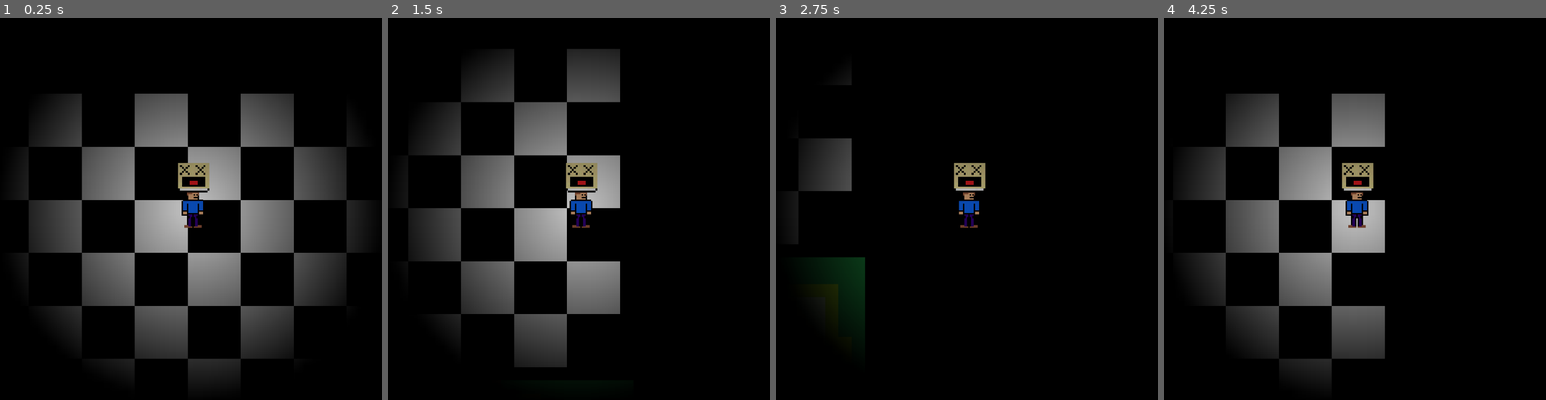
Above: before the commit, frames 1-4 (left to right).
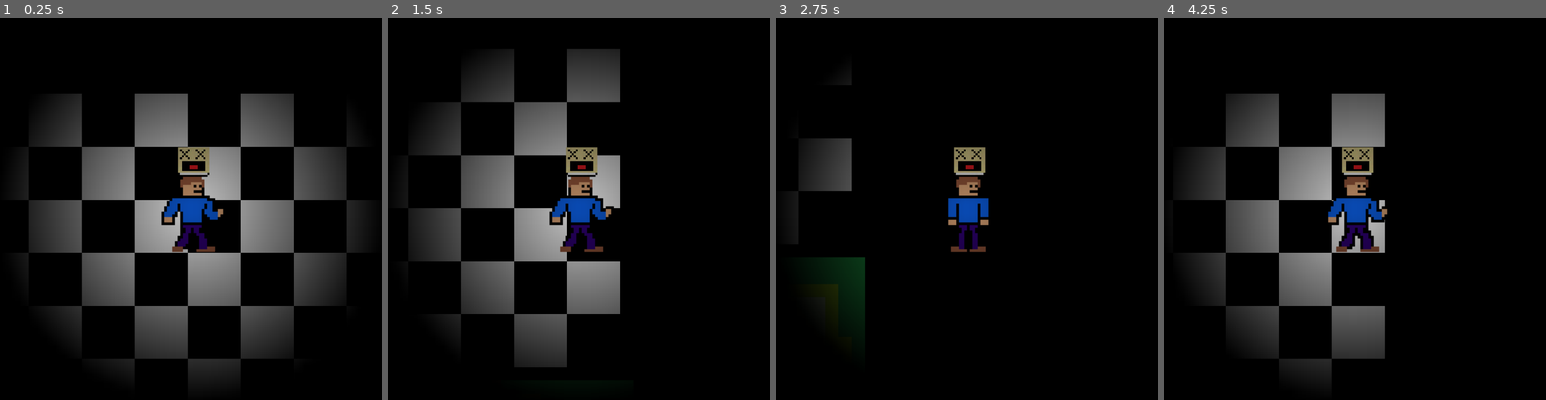
Above: after the commit, the same moments.

Repository: Vektor-Studios/Hackclub-Haven
Game: Godot game, scene res://Scenes/game.tscn
Two runs of this game, one before a commit and one after it. Both use one fixed random seed, a clock stepped at 60 frames per second and the inputs below. The engine's default icon, where the game draws it, is replaced by a stand-in: a white triangle on a blue panel in a dark square.
Inputs:
- Up to frame 1 (0.25 s): no input
- Up to frame 2 (1.5 s): hold D (right) 0.53-1.28 s; hold S (down) from 1.28 s (still down)
- Up to frame 3 (2.75 s): release S (down) at 2.03 s; hold D (right) from 2.03 s (still down)
- Up to frame 4 (4.25 s): release D (right) at 2.78 s; hold W (up) 2.78-3.53 s; hold A (left) from 3.53 s (still down)

The runs differ from the first frame. In frame 1, 2.1% of the frame differs, in the area x 42-59%, y 33-62%; in frame 2, 2.0%; in frame 3, 1.7%; in frame 4, 2.2%.

Commit message:
Player Size Change

Diff:
--- a/Scenes/player.tscn
+++ b/Scenes/player.tscn
@@ -35,29 +35,29 @@
 "duration": 1.0,
 "texture": SubResource("AtlasTexture_3smsa")
 }],
-"loop": 1,
+"loop": true,
 "name": &"default",
 "speed": 6.0
 }]
 
 [sub_resource type="RectangleShape2D" id="RectangleShape2D_f60y1"]
-size = Vector2(47, 79)
+size = Vector2(54, 169)
 
 [node name="Player" type="CharacterBody2D" unique_id=1714150782]
 collision_mask = 2
 script = ExtResource("1_v0iea")
 
 [node name="AnimatedSprite2D" type="AnimatedSprite2D" parent="." unique_id=545307644]
-position = Vector2(-7.6293945e-06, -6)
-scale = Vector2(3, 3)
+scale = Vector2(6, 6)
 sprite_frames = SubResource("SpriteFrames_cbl1m")
+autoplay = "default"
 frame_progress = 0.29472893
 
 [node name="FoodSprite" type="Sprite2D" parent="." unique_id=1700099742]
-position = Vector2(-2.842171e-14, -72)
+position = Vector2(-2.842171e-14, -107)
 scale = Vector2(4.3969526, 4.3969526)
 texture = ExtResource("2_cvnsp")
 
 [node name="CollisionShape2D" type="CollisionShape2D" parent="." unique_id=1759937855]
-position = Vector2(-1.5, 2.5)
+position = Vector2(-3, 11.5)
 shape = SubResource("RectangleShape2D_f60y1")
